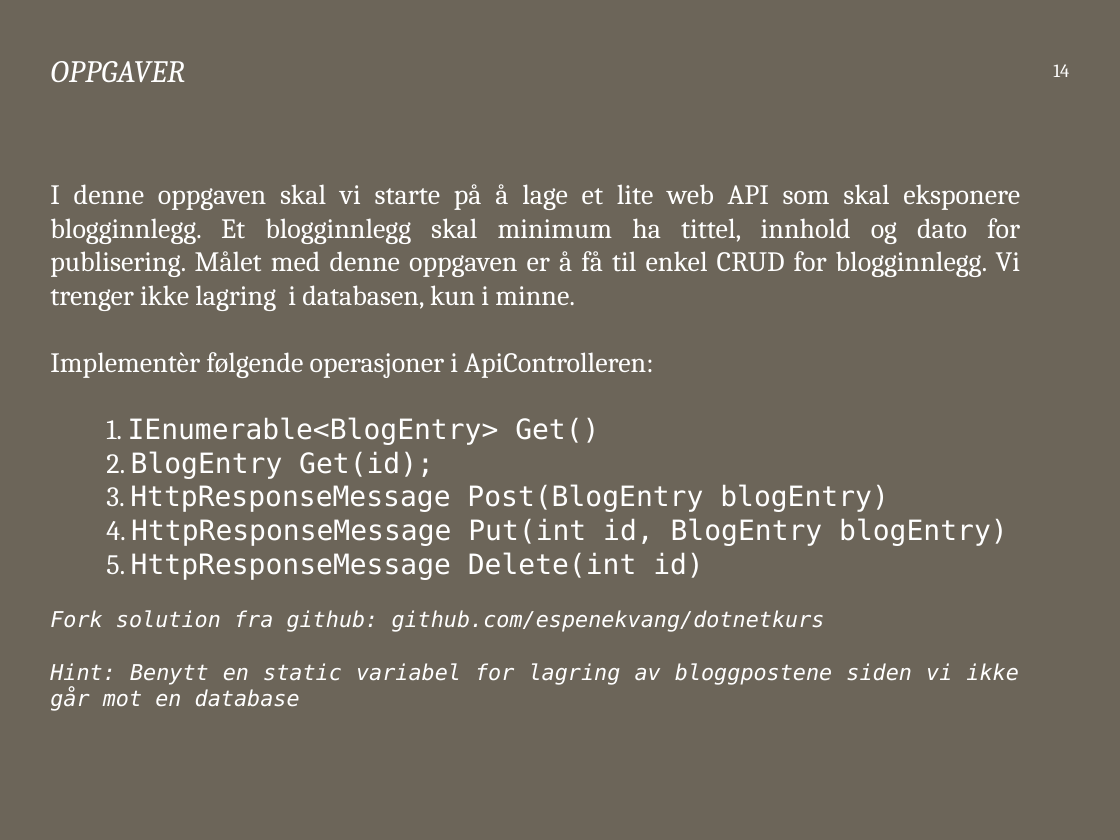
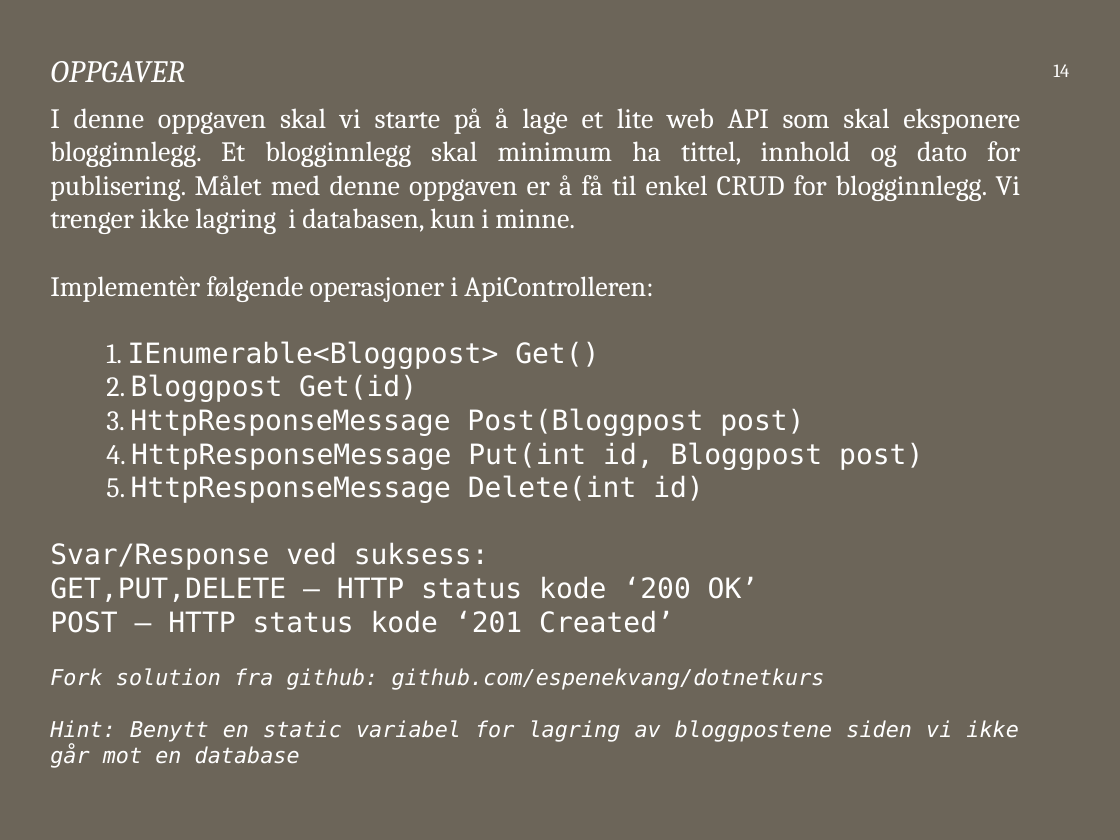
Before and after one commit to bekk/dotnetkurs, a slide deck: slide 14 of webapi/WebAPI.pptx. Drawn at 1120x840 pixels with LibreOffice and Linux fonts; fonts in the diff are those of the drawing. Boxes give left, top, right and bottom in pixels: in the first picture for what was removed or moved away, otherwise in the second. Text is boxed around its words. In the diff, an @@ line names an element or a change of style, - is before the commit and + after.

```diff
--- a/webapi/WebAPI.pptx
+++ b/webapi/WebAPI.pptx
@@ text "I denne oppgaven skal vi ...": place and size @@
-text "I denne oppgaven skal vi ..." at [50, 184, 1020, 711]
+text "I denne oppgaven skal vi ..." at [50, 108, 1020, 768]
@@ text at [106, 341, 923, 470]: text changed @@
-1. IEnumerable<BlogEntry> Get()
-2. BlogEntry Get(id);
-3. HttpResponseMessage Post(BlogEntry blogEntry)
-4. HttpResponseMessage Put(int id, BlogEntry blogEntry)
+1. IEnumerable<Bloggpost> Get()
+2. Bloggpost Get(id)
+3. HttpResponseMessage Post(Bloggpost post)
+4. HttpResponseMessage Put(int id, Bloggpost post)
@@ text at [50, 542, 759, 633]: paragraphs added @@
+Svar/Response ved suksess:
+GET,PUT,DELETE – HTTP status kode ‘200 OK’
+POST – HTTP status kode ‘201 Created’
```
Also in this commit, not shown: 3 other slides changed.
